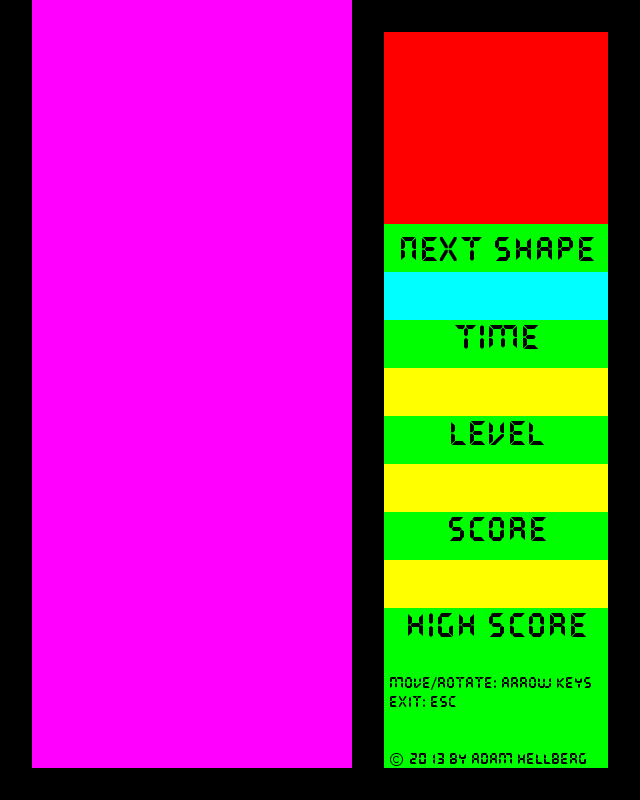
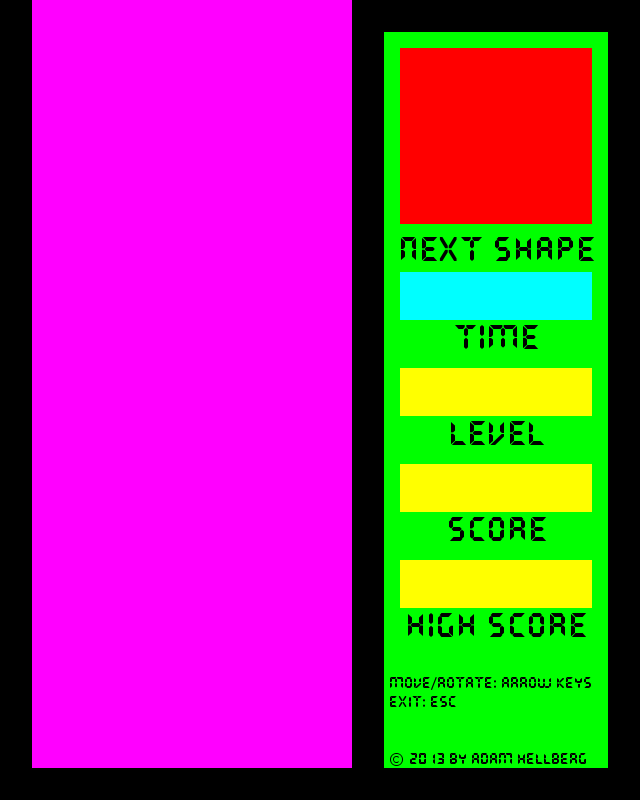
Revision of a layered 640×800 image; what changed, layer by layer:
painted on "Bakgrund" over (384, 32, 608, 608)
